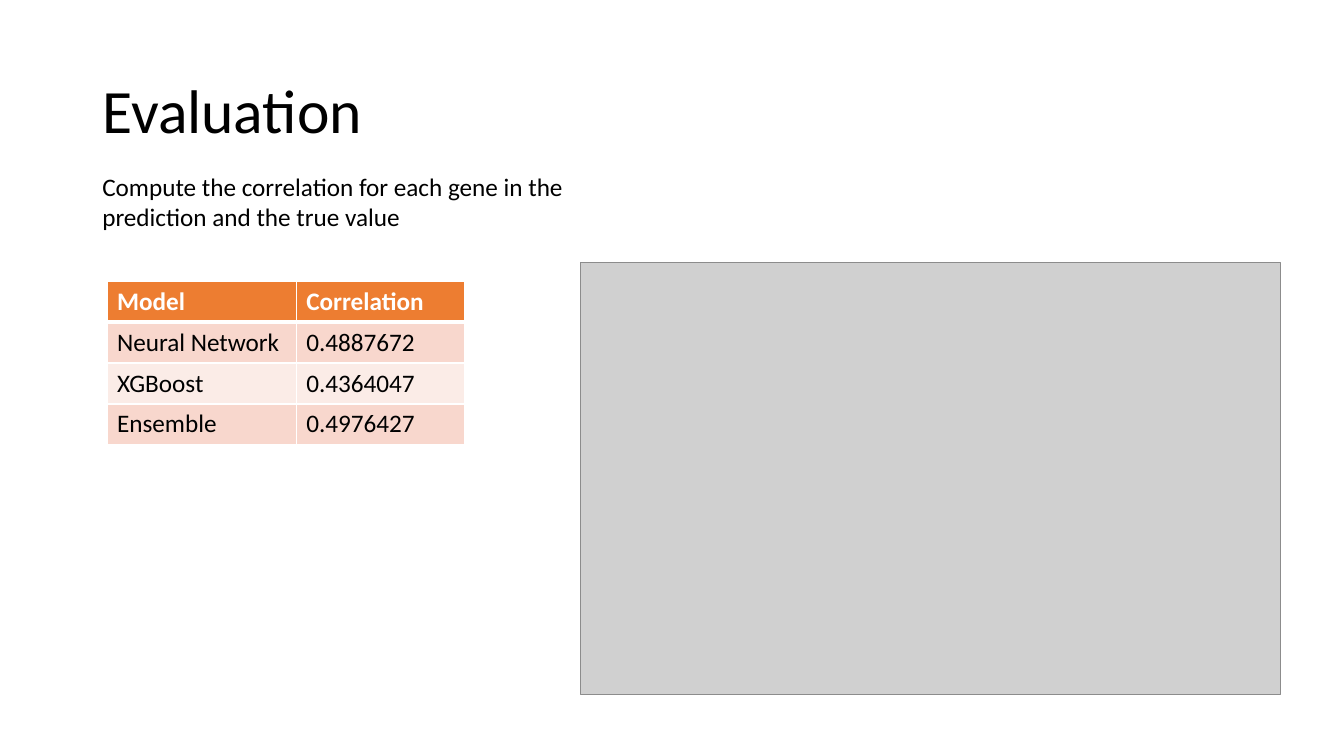
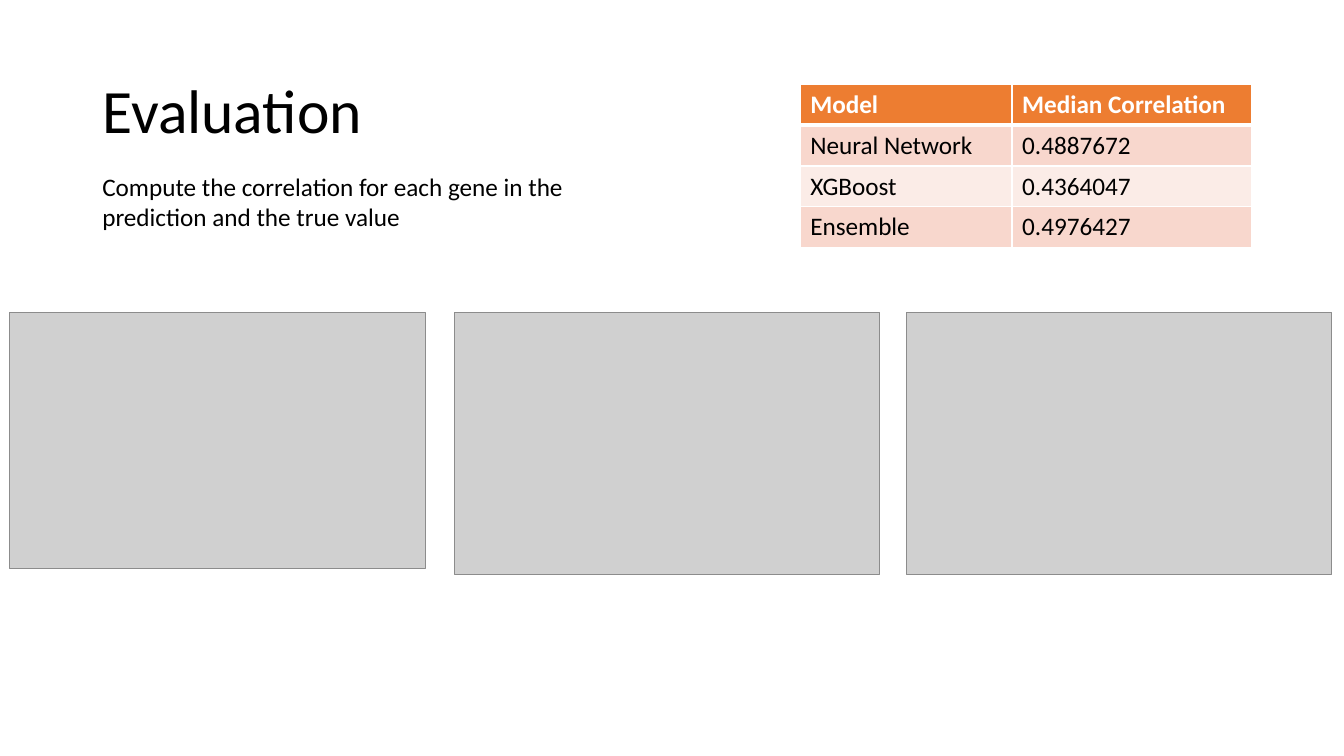
Before and after one commit to kwaluyo/CSL-Data-Science-Project, a slide deck: slide 22 of CSL_WEHI_presentation_revised.pptx. Drawn at 1344x756 pixels with LibreOffice and Linux fonts; fonts in the diff are those of the drawing; grey boxes stand for pictures. Boxes give left, top, right and bottom in pixels: in the first picture for what was removed or moved away, otherwise in the second. Text is boxed around its words. In the diff, an @@ line names an element or a change of style, - is before the commit and + after.

```diff
--- a/CSL_WEHI_presentation_revised.pptx
+++ b/CSL_WEHI_presentation_revised.pptx
@@ table at (801,85,1252,248) @@
-row 1, column 2: Correlation
+row 1, column 2: Median Correlation
@@ table: place and size @@
-table at (107,281,465,445)
+table at (801,85,1252,248)
@@ picture added at (9,313,424,570) @@
@@ picture added at (455,313,880,575) @@
@@ picture: place and size @@
-picture at (581,262,1281,695)
+picture at (906,313,1332,575)
```
